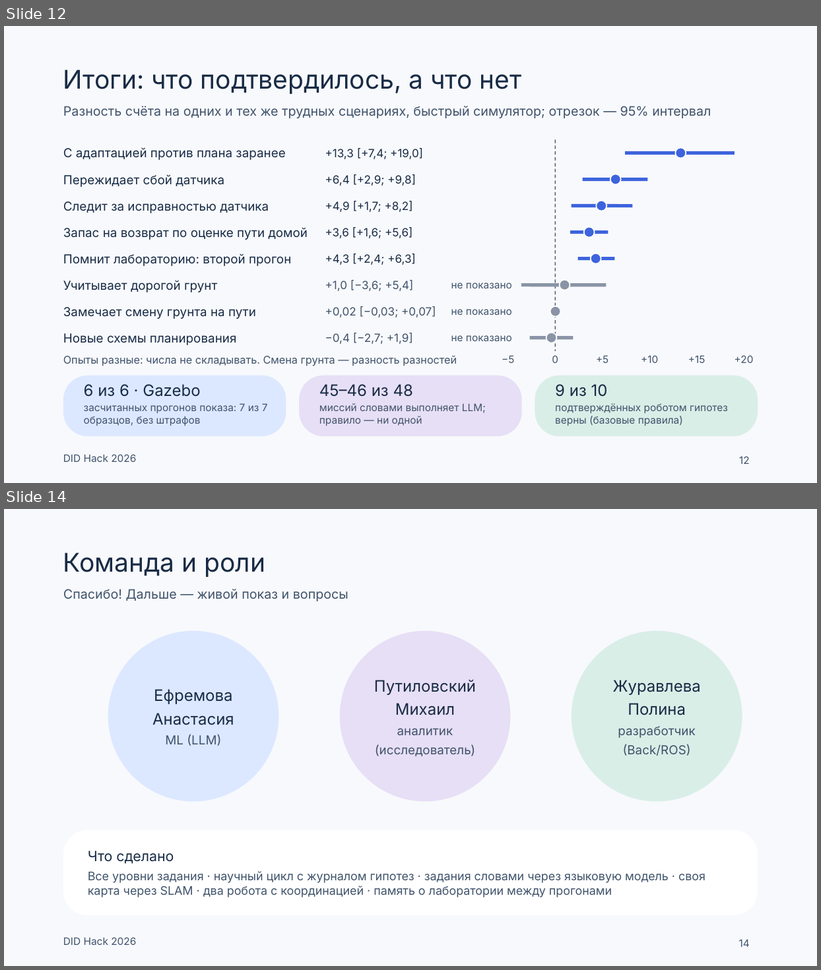
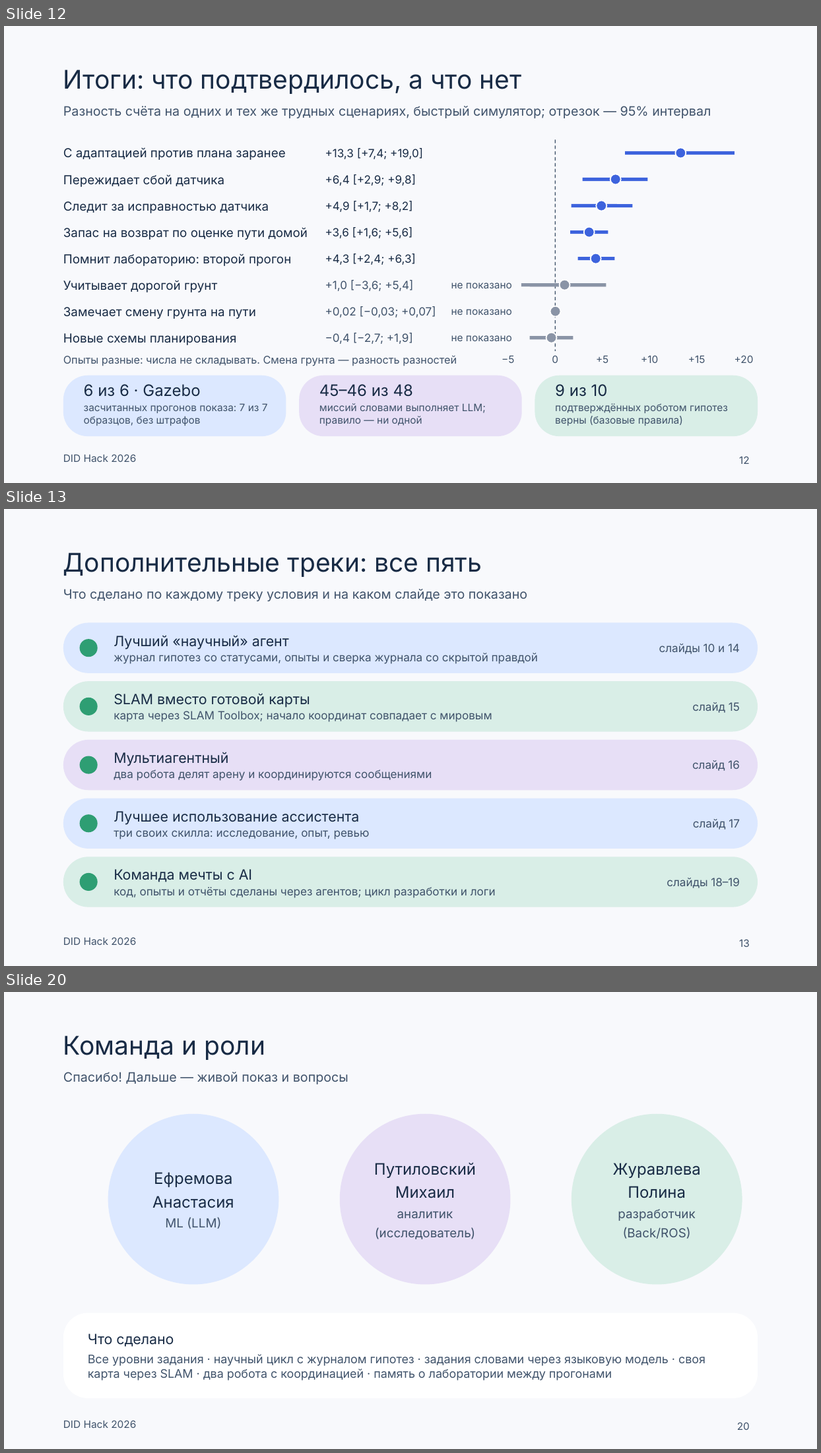
Before and after one commit to Mput13/did-hack, a slide deck: presentation/team/DID_final.pptx. Shown one above the other, each under a label of ours: slides 12 and 14 before the commit, slides 12, 13 and 20 after it; the slides between them are not shown. The pictures are 821x970 and 821x1453 pixels, drawn with LibreOffice and Linux fonts; fonts in the diff are those of the drawing. Boxes give left, top, right and bottom in pixels: in the first picture for what was removed or moved away, otherwise in the second. Text is boxed around its words. In the diff, an @@ line names an element or a change of style, - is before the commit and + after.

```diff
--- a/presentation/team/DID_final.pptx
+++ b/presentation/team/DID_final.pptx
@@ slide 13 added at (4, 509, 817, 966), background #F8F9FC; not listed: 1 template element that a slide beside it also shows @@
@@ title added at (63, 553, 482, 577), 22.8 pt, text #182B45 @@
+Дополнительные треки: все пять
@@ text added at (63, 589, 527, 601), 11.5 pt, text #40536B @@
+Что сделано по каждому треку условия и на каком слайде это показано
@@ rounded rectangle added at (63, 623, 758, 673), fill #DCE8FF @@
@@ ellipse added at (80, 639, 98, 657), fill #2E9E73 @@
@@ text added at (114, 635, 538, 664), 10 pt, text #40536B @@
+Лучший «научный» агент
+журнал гипотез со статусами, опыты и сверка журнала со скрытой правдой
@@ text added at (659, 644, 740, 654), 10 pt, text #40536B @@
+слайды 10 и 14
@@ rounded rectangle added at (63, 681, 758, 732), fill #D9EEE7 @@
@@ ellipse added at (80, 698, 98, 716), fill #2E9E73 @@
@@ text added at (114, 693, 492, 722), 10 pt, text #40536B @@
+SLAM вместо готовой карты
+карта через SLAM Toolbox; начало координат совпадает с мировым
@@ text added at (692, 702, 740, 713), 10 pt, text #40536B @@
+слайд 15
@@ rounded rectangle added at (63, 740, 758, 790), fill #E7DFF6 @@
@@ ellipse added at (80, 757, 98, 774), fill #2E9E73 @@
@@ text added at (114, 752, 432, 781), 10 pt, text #40536B @@
+Мультиагентный
+два робота делят арену и координируются сообщениями
@@ text added at (692, 760, 740, 771), 10 pt, text #40536B @@
+слайд 16
@@ rounded rectangle added at (63, 799, 758, 849), fill #DCE8FF @@
@@ ellipse added at (80, 815, 98, 832), fill #2E9E73 @@
@@ text added at (114, 811, 370, 840), 10 pt, text #40536B @@
+Лучшее использование ассистента
+три своих скилла: исследование, опыт, ревью
@@ text added at (693, 819, 740, 830), 10 pt, text #40536B @@
+слайд 17
@@ rounded rectangle added at (63, 857, 758, 908), fill #D9EEE7 @@
@@ ellipse added at (80, 873, 98, 891), fill #2E9E73 @@
@@ text added at (114, 869, 496, 898), 10 pt, text #40536B @@
+Команда мечты с AI
+код, опыты и отчёты сделаны через агентов; цикл разработки и логи
@@ text added at (667, 878, 740, 889), 10 pt, text #40536B @@
+слайды 18–19
@@ page number added at (739, 939, 750, 947), 9 pt, text #40536B @@
+13
@@ what was slide 14 is now slide 20 @@
@@ page number at (737, 1422, 750, 1430): text changed @@
-14
+20
```
Also in this commit, not shown: 1 slide changed, 5 other slides added, 12 other files.
